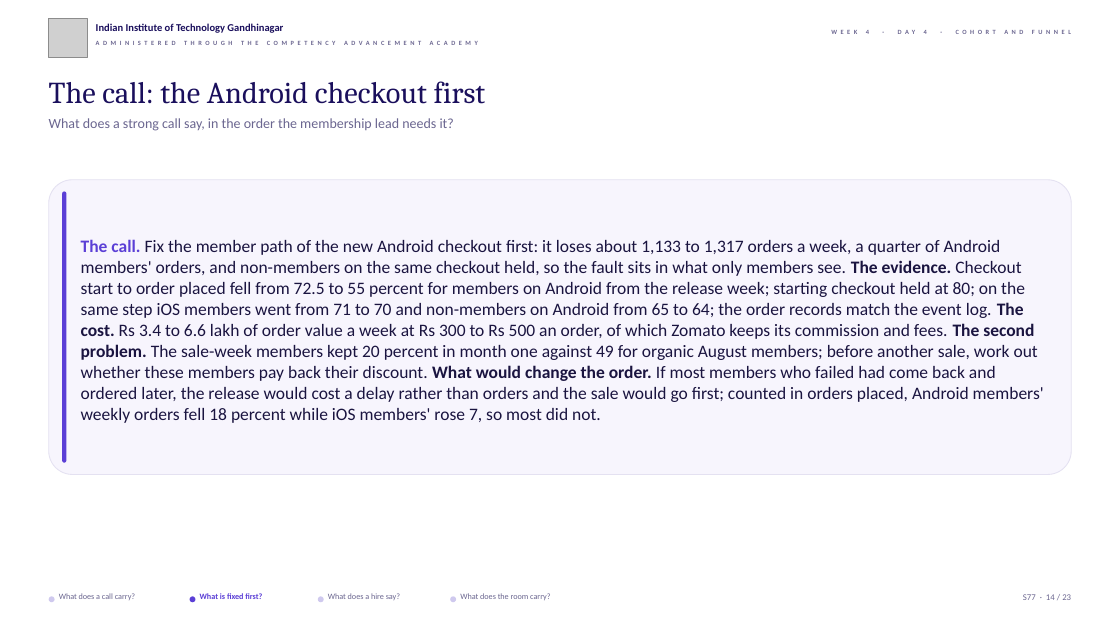
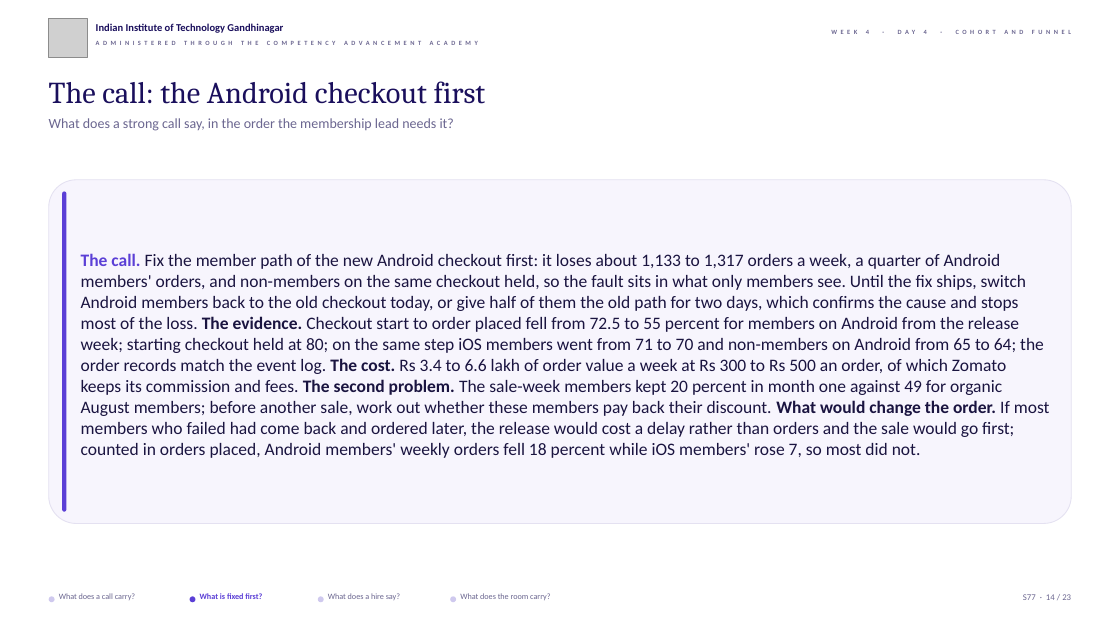
Before and after one commit to fde-academy-lab/c2-content-factory, a slide deck: slide 14 of content/W04/D4/slides/C2_W04_D04_half2_STUDENT.pptx. Drawn at 1120x630 pixels with LibreOffice and Linux fonts; fonts in the diff are those of the drawing; grey boxes stand for pictures; background and template pictures are left out. Boxes give left, top, right and bottom in pixels: in the first picture for what was removed or moved away, otherwise in the second. Text is boxed around its words. In the diff, an @@ line names an element or a change of style, - is before the commit and + after.

```diff
--- a/content/W04/D4/slides/C2_W04_D04_half2_STUDENT.pptx
+++ b/content/W04/D4/slides/C2_W04_D04_half2_STUDENT.pptx
@@ rounded rectangle: place and size @@
-rounded rectangle at (49,180,1071,475)
+rounded rectangle at (49,180,1071,523)
@@ rounded rectangle: place and size @@
-rounded rectangle at (62,192,66,463)
+rounded rectangle at (62,192,66,512)
@@ text at (81,253,1050,458): text changed @@
-The call. Fix the member path of the new Android checkout first: it loses about 1,133 to 1,317 orders a week, a quarter of Android members' orders, and non-members on the same checkout held, so the fault sits in what only members see. The evidence. Checkout start to order placed fell from 72.5 to 55 percent for members on Android from the release week; starting checkout held at 80; on the same step iOS members went from 71 to 70 and non-members on Android from 65 to 64; the order records match the event log. The cost. Rs 3.4 to 6.6 lakh of order value a week at Rs 300 to Rs 500 an order, of which Zomato keeps its commission and fees. The second problem. The sale-week members kept 20 percent in month one against 49 for organic August members; before another sale, work out whether these members pay back their discount. What would change the order. If most members who failed had come back and ordered later, the release would cost a delay rather than orders and the sale would go first; counted in orders placed, Android members' weekly orders fell 18 percent while iOS members' rose 7, so most did not.
+The call. Fix the member path of the new Android checkout first: it loses about 1,133 to 1,317 orders a week, a quarter of Android members' orders, and non-members on the same checkout held, so the fault sits in what only members see. Until the fix ships, switch Android members back to the old checkout today, or give half of them the old path for two days, which confirms the cause and stops most of the loss. The evidence. Checkout start to order placed fell from 72.5 to 55 percent for members on Android from the release week; starting checkout held at 80; on the same step iOS members went from 71 to 70 and non-members on Android from 65 to 64; the order records match the event log. The cost. Rs 3.4 to 6.6 lakh of order value a week at Rs 300 to Rs 500 an order, of which Zomato keeps its commission and fees. The second problem. The sale-week members kept 20 percent in month one against 49 for organic August members; before another sale, work out whether these members pay back their discount. What would change the order. If most members who failed had come back and ordered later, the release would cost a delay rather than orders and the sale would go first; counted in orders placed, Android members' weekly orders fell 18 percent while iOS members' rose 7, so most did not.
```
Also in this commit, not shown: 10 other slides changed, 4 other files.
